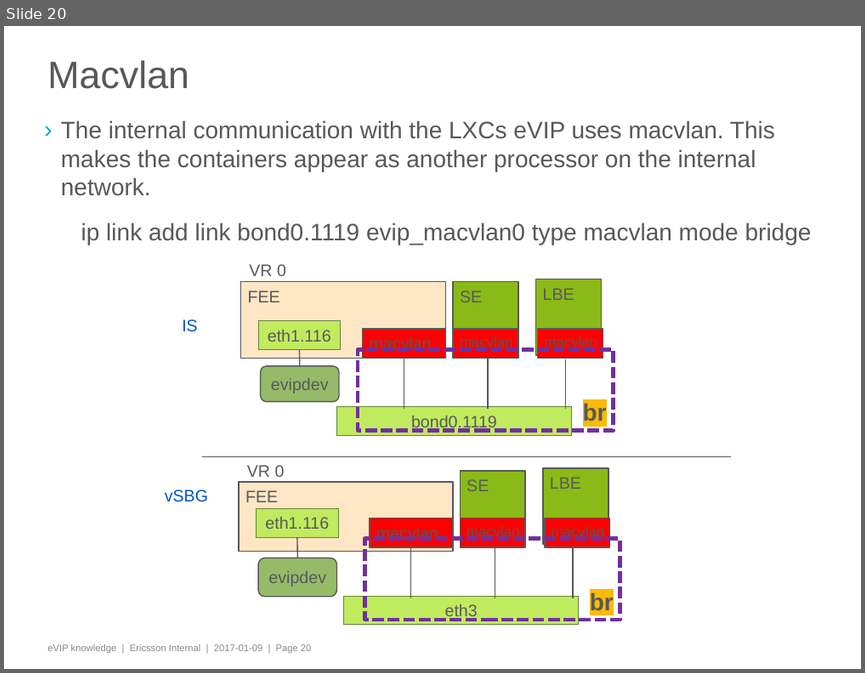
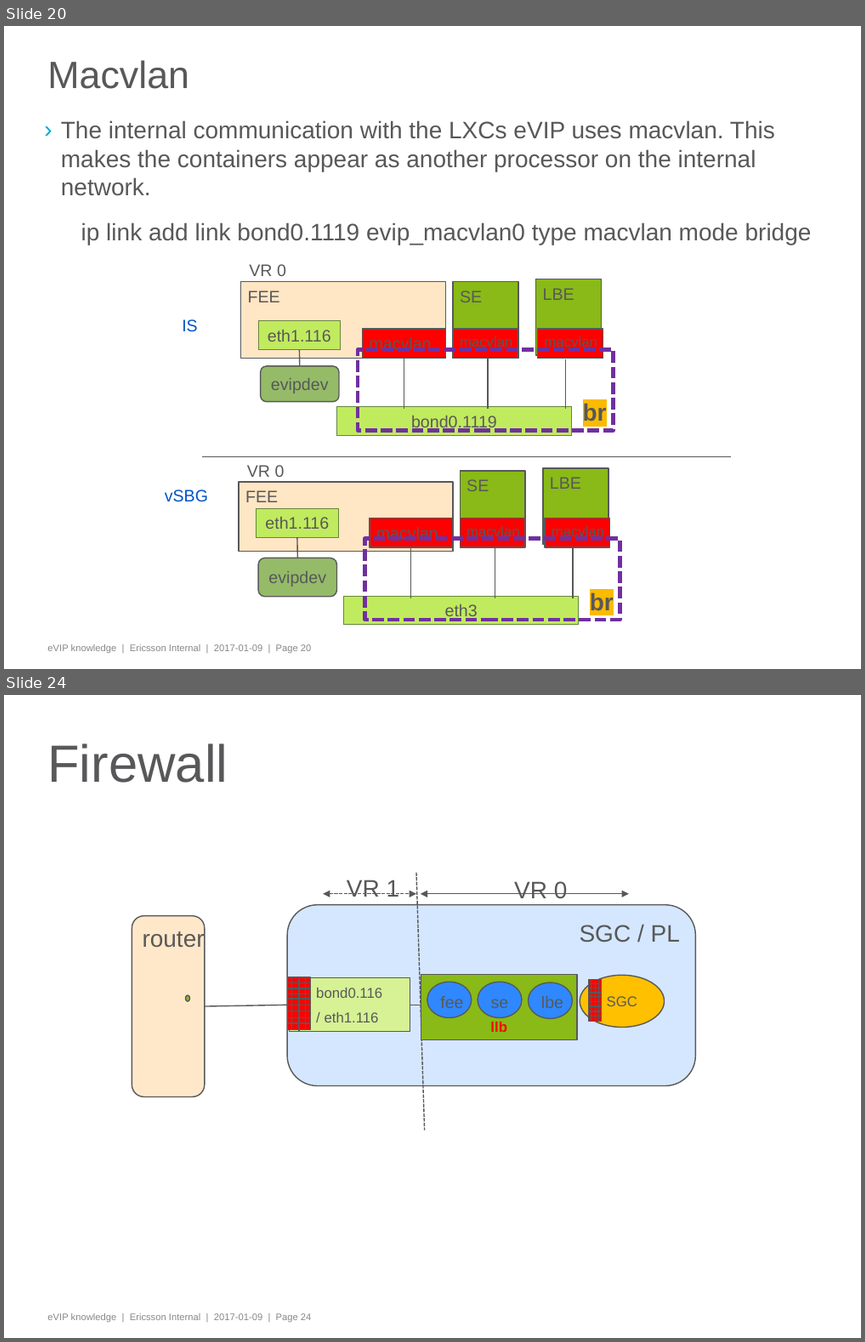
Before and after one commit to odking/mecome, a slide deck: sbg/eVIP knowledge.pptx. Shown one above the other, each under a label of ours: slide 20 before the commit, slides 20 and 24 after it; the slides between them are not shown. The pictures are 865x673 and 865x1342 pixels, drawn with LibreOffice and Linux fonts; fonts in the diff are those of the drawing; background and template pictures are left out. Boxes give left, top, right and bottom in pixels: in the first picture for what was removed or moved away, otherwise in the second. Text is boxed around its words. In the diff, an @@ line names an element or a change of style, - is before the commit and + after.

```diff
--- a/sbg/eVIP knowledge.pptx
+++ b/sbg/eVIP knowledge.pptx
@@ slide 24 added at [4, 695, 861, 1338], background #FFFFFF; not listed: 1 template element that a slide beside it also shows @@
@@ title added at [47, 743, 228, 783], 44 pt, text #58585A @@
+Firewall
@@ line added from (416, 873) to (425, 1130), #58585A 1 pt dashed @@
@@ double arrow added from (323, 894) to (416, 894), #58585A 1 pt dashed @@
@@ text added at [347, 879, 400, 896], 20 pt, text #58585A @@
+VR 1
@@ double arrow added from (420, 894) to (629, 894), #58585A 1 pt @@
@@ text added at [514, 881, 568, 899], 20 pt, text #58585A @@
+VR 0
@@ rounded rectangle added at [132, 916, 205, 1097], fill #FFE8C9, outline #58585A 1 pt, 20 pt, text #58585A @@
+router
@@ rounded rectangle added at [288, 905, 695, 1086], fill #D5E7FF, outline #58585A 1 pt, 20 pt, text #58585A @@
+SGC / PL
@@ rectangle added at [421, 975, 577, 1039], fill #89BA17, outline #58585A 1 pt, 12 pt, text #FF0000, bold @@
+llb
@@ ellipse added at [186, 995, 190, 1001], fill #89BA17, outline #58585A 1 pt @@
@@ rectangle added at [290, 978, 410, 1031], fill #D6F294, outline #58585A 1 pt, 12 pt, text #58585A @@
+bond0.116
+/ eth1.116
@@ group added at [288, 977, 311, 1031]: 11 lines, 1 rectangle @@
@@ ellipse added at [427, 982, 472, 1018], fill #2F88FF, outline #58585A 1 pt, 14 pt, text #58585A @@
+fee
@@ ellipse added at [477, 982, 522, 1018], fill #2F88FF, outline #58585A 1 pt, 14 pt, text #58585A @@
+se
@@ ellipse added at [528, 982, 573, 1018], fill #2F88FF, outline #58585A 1 pt, 14 pt, text #58585A @@
+lbe
@@ ellipse added at [579, 975, 664, 1027], fill #FFC000, outline #58585A 1 pt, 12 pt, text #58585A @@
+SGC
@@ group added at [588, 980, 602, 1021]: 11 lines, 1 rectangle @@
@@ line added from (205, 1006) to (290, 1004), #58585A 1 pt @@
@@ line added from (410, 1004) to (426, 1004), #58585A 1 pt @@
```
Also in this commit, not shown: 6 slides changed, 2 other slides added, 2 slides removed, 10 other files.
